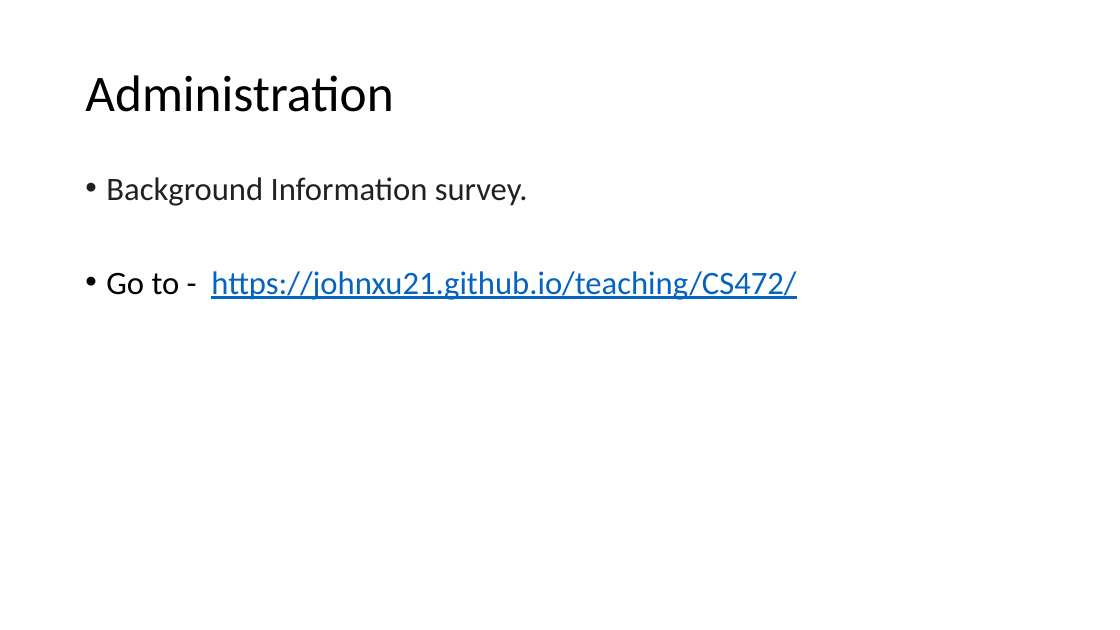
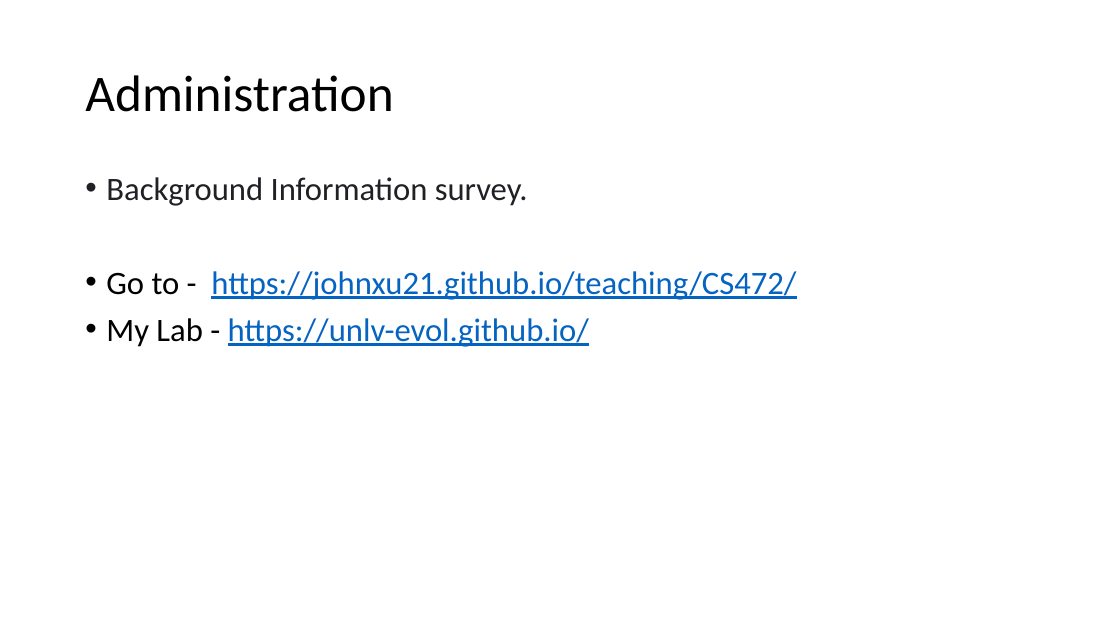
Before and after one commit to johnxu21/johnxu21.github.io, a slide deck: slide 3 of teaching/CS472/Timetable/ClassOverview-V2.pptx. Drawn at 1120x630 pixels with LibreOffice and Linux fonts; fonts in the diff are those of the drawing. Boxes give left, top, right and bottom in pixels: in the first picture for what was removed or moved away, otherwise in the second. Text is boxed around its words. In the diff, an @@ line names an element or a change of style, - is before the commit and + after.

Commit message:
made changes to the evol website

```diff
--- a/teaching/CS472/Timetable/ClassOverview-V2.pptx
+++ b/teaching/CS472/Timetable/ClassOverview-V2.pptx
@@ text at (106, 318, 589, 347): paragraph added @@
+• My Lab - https://unlv-evol.github.io/
```
Also in this commit, not shown: 1 other file.
